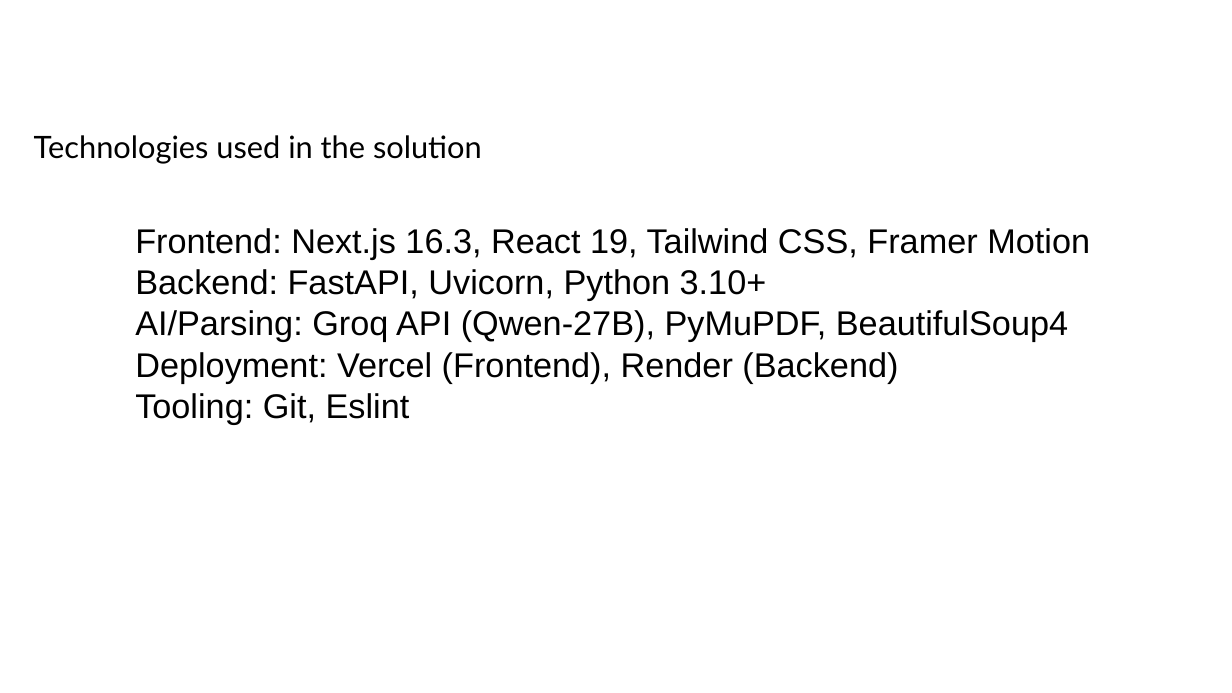
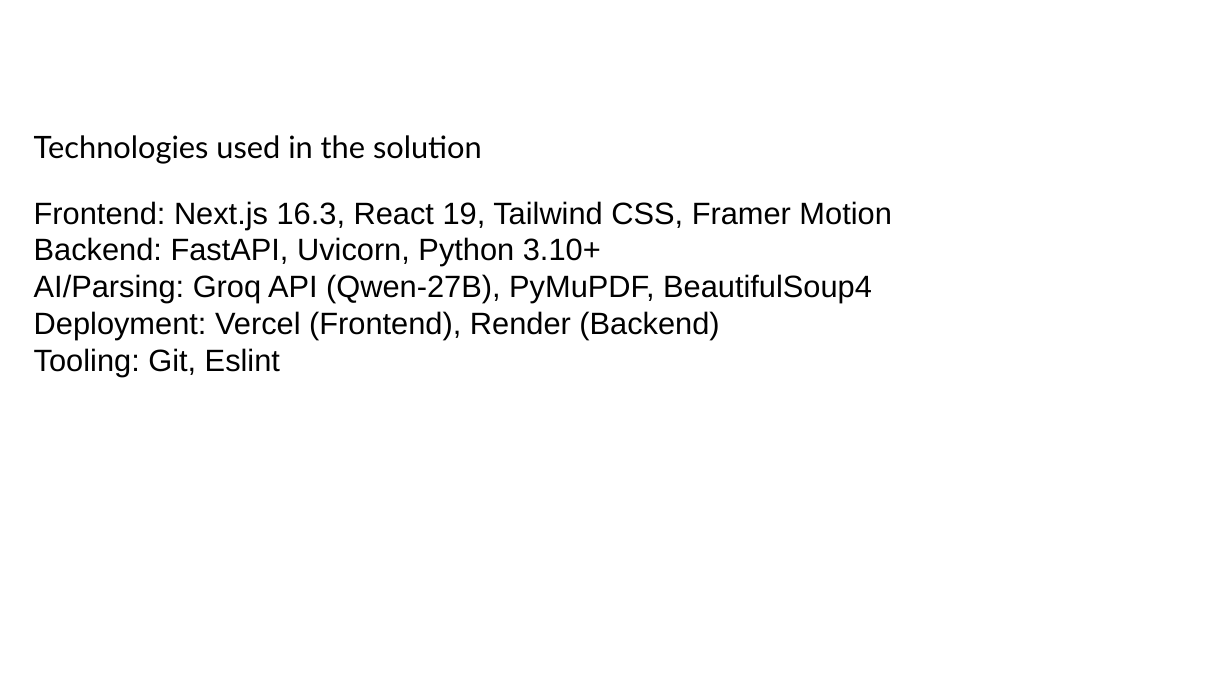
Before and after one commit to Abhi666-max/OmniSpec, a slide deck: slide 9 of Final_OmniSpec_Presentation.pptx. Drawn at 1232x693 pixels with LibreOffice and Linux fonts; fonts in the diff are those of the drawing; background and template pictures are left out. Boxes give left, top, right and bottom in pixels: in the first picture for what was removed or moved away, otherwise in the second. Text is boxed around its words. In the diff, an @@ line names an element or a change of style, - is before the commit and + after.

Commit message:
Fix presentation text overlap and image bounding boxes

```diff
--- a/Final_OmniSpec_Presentation.pptx
+++ b/Final_OmniSpec_Presentation.pptx
@@ text at (x1=34, y1=201, x2=891, y2=377): paragraph added @@
+Frontend: Next.js 16.3, React 19, Tailwind CSS, Framer Motion
+Backend: FastAPI, Uvicorn, Python 3.10+
+AI/Parsing: Groq API (Qwen-27B), PyMuPDF, BeautifulSoup4
+Deployment: Vercel (Frontend), Render (Backend)
+Tooling: Git, Eslint
@@ text removed at (x1=135, y1=228, x2=1090, y2=424) @@
-Frontend: Next.js 16.3, React 19, Tailwind CSS, Framer Motion
-Backend: FastAPI, Uvicorn, Python 3.10+
-AI/Parsing: Groq API (Qwen-27B), PyMuPDF, BeautifulSoup4
-Deployment: Vercel (Frontend), Render (Backend)
-Tooling: Git, Eslint
```
Also in this commit, not shown: 12 other slides changed, 3 other files.
